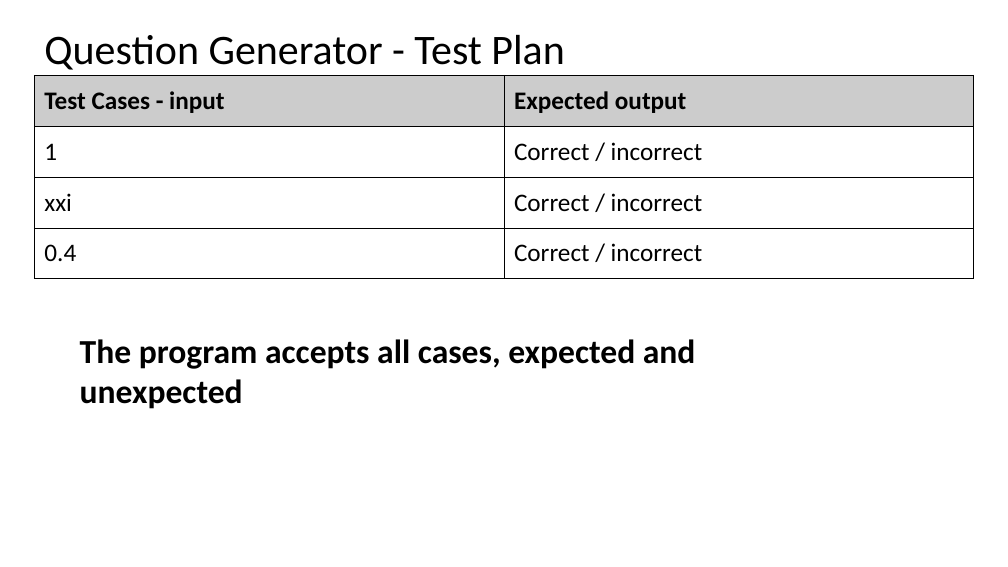
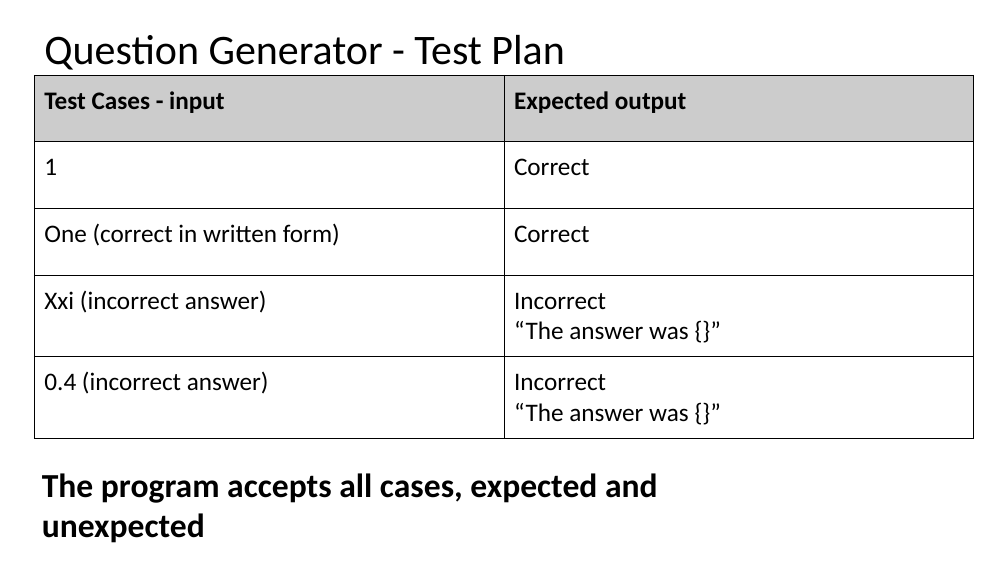
Before and after one commit to MOLLY-S1/Assessment, a slide deck: slide 13 of AS91883(1.7) & AS91884(1.8) Documentation.pptx. Drawn at 1008x567 pixels with LibreOffice and Linux fonts; fonts in the diff are those of the drawing. Boxes give left, top, right and bottom in pixels: in the first picture for what was removed or moved away, otherwise in the second. Text is boxed around its words. In the diff, an @@ line names an element or a change of style, - is before the commit and + after.

```diff
--- a/AS91883(1.7) & AS91884(1.8) Documentation.pptx
+++ b/AS91883(1.7) & AS91884(1.8) Documentation.pptx
@@ table at (x1=34, y1=76, x2=973, y2=437) @@
-row 2: 1 | Correct / incorrect
-row 3: xxi | Correct / incorrect
-row 4: 0.4 | Correct / incorrect
+row 2: 1 | Correct
+row 3: One (correct in written form) | Correct
+row 4: Xxi (incorrect answer) | Incorrect / “The answer was {}”
+row 5: 0.4 (incorrect answer) | Incorrect / “The answer was {}”
@@ text "The program accepts all cases, ..." moved from (x1=80, y1=339, x2=696, y2=409) to (x1=42, y1=473, x2=658, y2=543) @@
```
Also in this commit, not shown: 4 other slides changed, 1 slide added, 1 other file.
